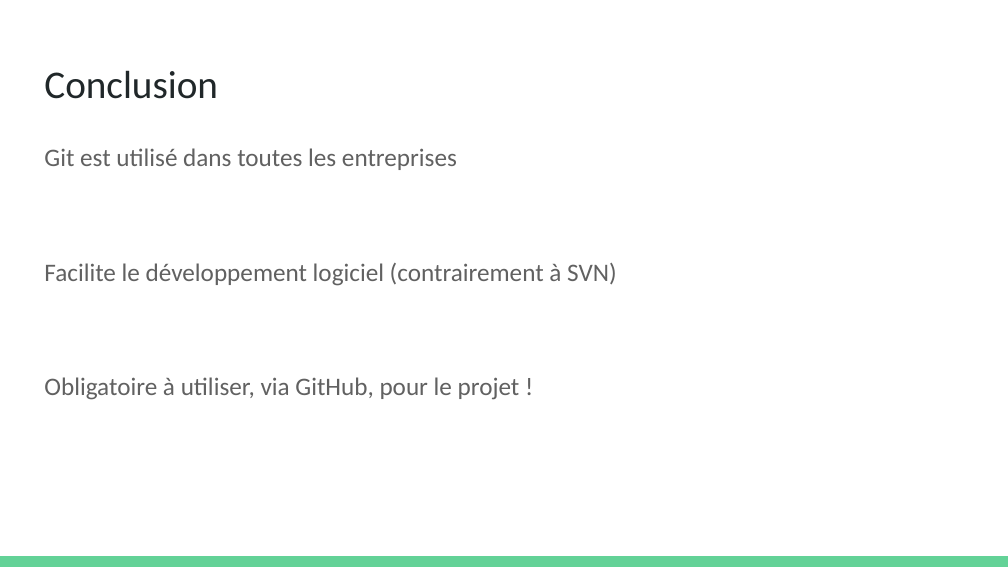
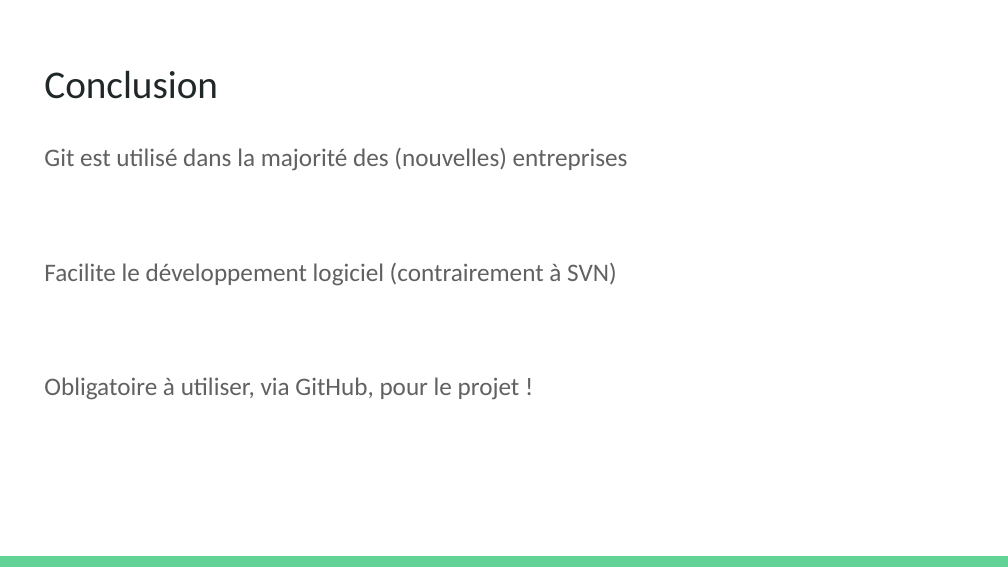
Before and after one commit to olivier-pitton/dant, a slide deck: slide 34 of git/Cours Git.pptx. Drawn at 1008x567 pixels with LibreOffice and Linux fonts; fonts in the diff are those of the drawing. Boxes give left, top, right and bottom in pixels: in the first picture for what was removed or moved away, otherwise in the second. Text is boxed around its words. In the diff, an @@ line names an element or a change of style, - is before the commit and + after.

```diff
--- a/git/Cours Git.pptx
+++ b/git/Cours Git.pptx
@@ text at [44, 148, 628, 171]: text changed @@
-Git est utilisé dans toutes les entreprises
+Git est utilisé dans la majorité des (nouvelles) entreprises
```
Also in this commit, not shown: 27 other slides changed, 1 other file.
